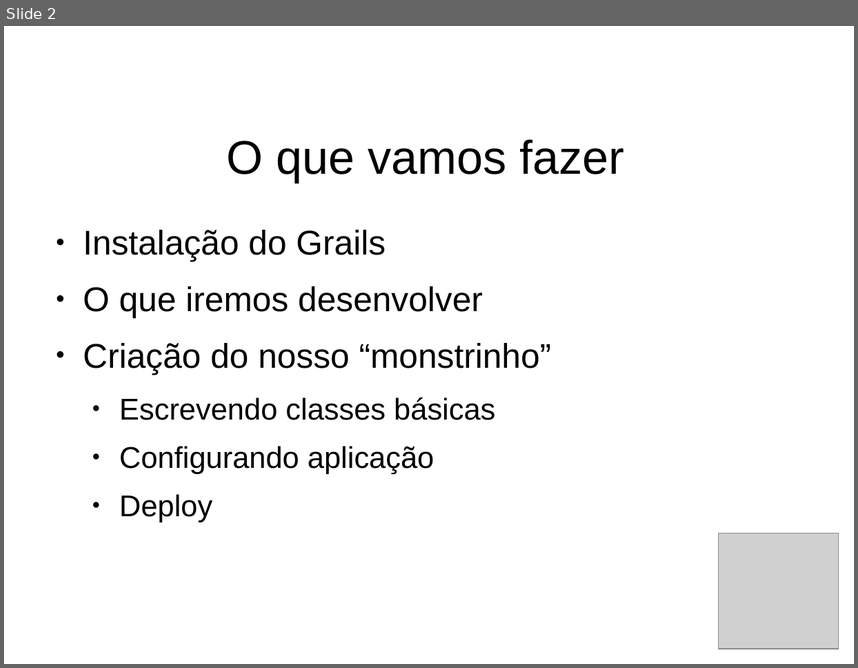
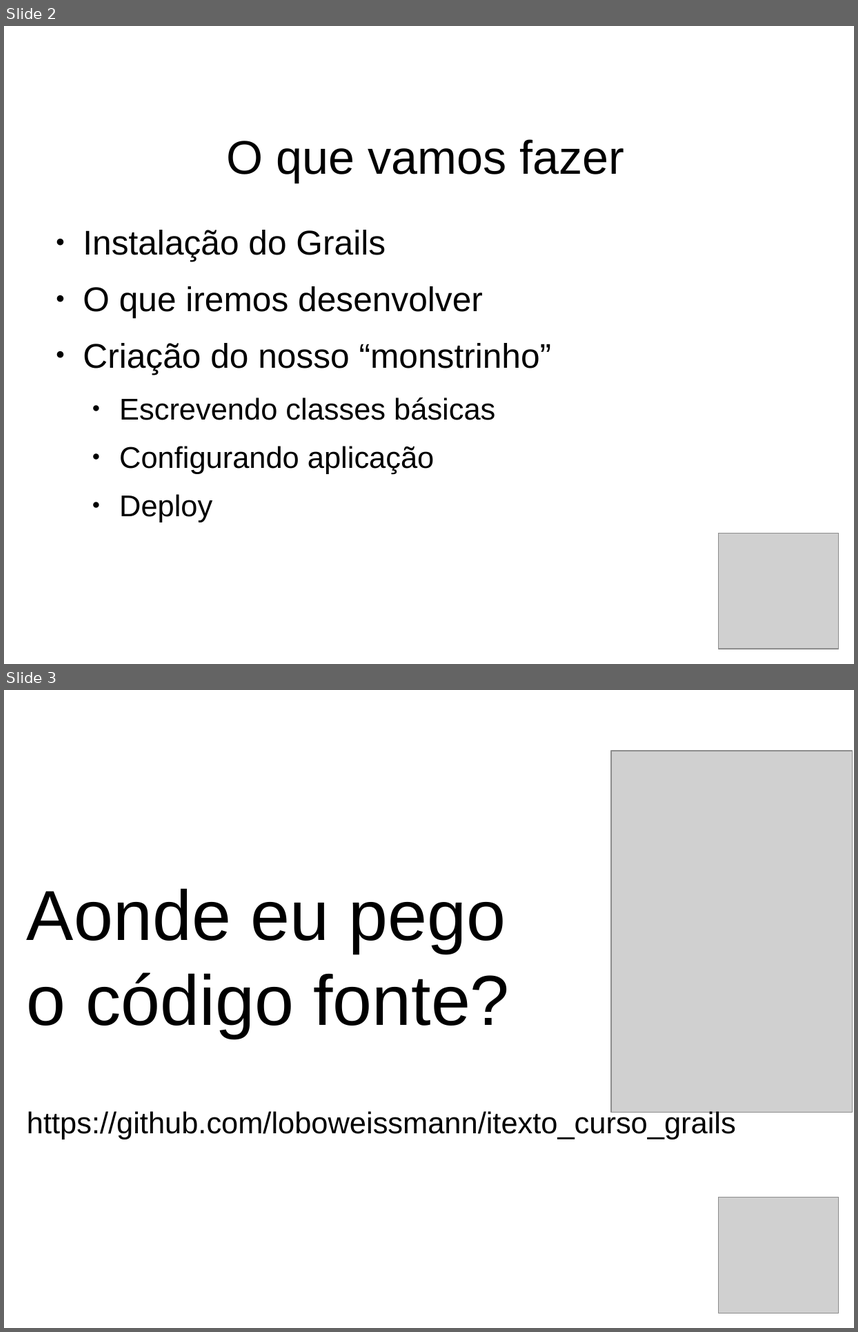
Before and after one commit to loboweissmann/itexto_curso_grails, a slide deck: docs/slides/aula_01.odp. Shown one above the other, each under a label of ours: slide 2 before the commit, slides 2 and 3 after it. The pictures are 858x668 and 858x1332 pixels, drawn with LibreOffice and Linux fonts; fonts in the diff are those of the drawing; grey boxes stand for pictures. Boxes give left, top, right and bottom in pixels: in the first picture for what was removed or moved away, otherwise in the second. Text is boxed around its words. In the diff, an @@ line names an element or a change of style, - is before the commit and + after.

```diff
--- a/docs/slides/aula_01.odp
+++ b/docs/slides/aula_01.odp
@@ slide 3 added at (x1=4, y1=690, x2=854, y2=1328), background #FFFFFF @@
@@ picture added at (x1=611, y1=751, x2=852, y2=1113) @@
@@ text added at (x1=27, y1=888, x2=510, y2=1037), 66 pt, text #000000 @@
+Aonde eu pego
+o código fonte?
@@ text added at (x1=27, y1=1110, x2=736, y2=1139), 28 pt, text #000000 @@
+https://github.com/loboweissmann/itexto_curso_grails
@@ picture added at (x1=718, y1=1197, x2=839, y2=1312) @@
```
Also in this commit, not shown: 1 other file.
